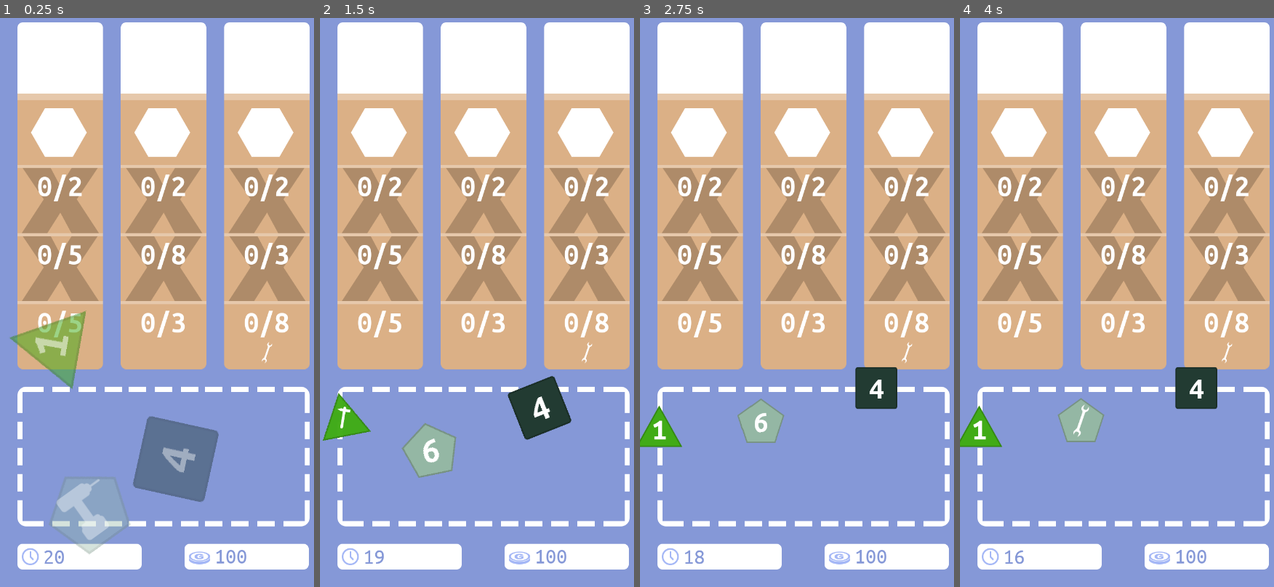
Above: before the commit, frames 1-4 (left to right).
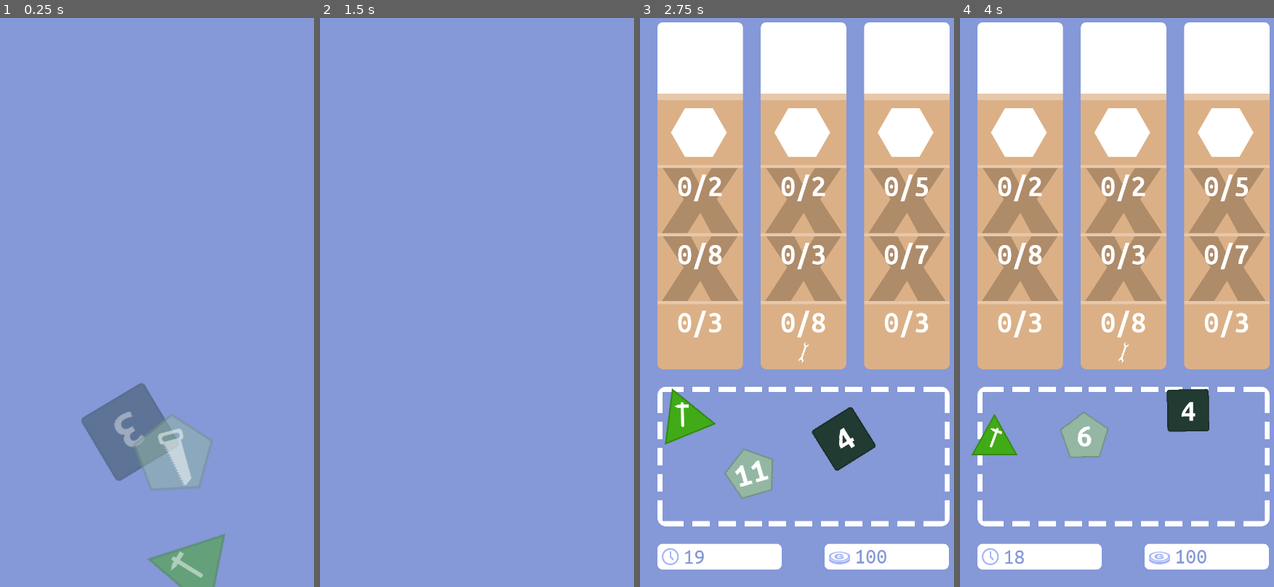
Above: after the commit, the same moments.

Repository: matzebond/DiceRepair
Game: Godot game, scene res://scenes/screens/RootNode.tscn
Same seed, same stepped clock (60 frames per second), same inputs: the game is played once before the commit and once after it.
Inputs (mouse positions are in pixels of both pictures, inside the frame that each line leads up to):
- Up to frame 1 (0.25 s): no input
- Up to frame 2 (1.5 s): tap Enter (ui_accept) at 0.5 s; drag from (505, 444) to (363, 365) at 0.52 s; drag from (348, 404) to (483, 456) at 1.27 s
- Up to frame 3 (2.75 s): move the mouse to (756, 433) at 2.02 s; hold Enter (ui_accept) from 2.03 s (still down); click (756, 433) at 2.17 s
- Up to frame 4 (4 s): release Enter (ui_accept) at 2.75 s; drag from (1107, 410) to (978, 427) at 2.77 s; move the mouse to (1220, 382) at 3.52 s; hold Enter (ui_accept) from 3.53 s (still down); click (1220, 382) at 3.67 s

The runs differ from the first frame. In frame 1, 62% of the frame differs, in the area x 3-99%, y 0-100%; in frame 2, 58%; in frame 3, 5.7%; in frame 4, 3.5%.

Commit message:
some updates in scenes

Diff:
--- a/scenes/screens/GameScene.tscn
+++ b/scenes/screens/GameScene.tscn
@@ -57,4 +57,4 @@
 
 [node name="DieArea" parent="." instance=ExtResource( 4 )]
 position = Vector2( 375, 1035 )
-scale = Vector2( 3.35, 1.6 )
+scale = Vector2( 3, 1.1 )
--- a/scenes/screens/RootScript.gd
+++ b/scenes/screens/RootScript.gd
@@ -39,7 +39,7 @@
                     tuul_placed = true
                     break
 
-    load_scene(GameScene)
+    load_scene(TutorialScene)
 
 func load_scene(Scene):
     # hide Fader
--- a/scenes/screens/TutorialScript.gd
+++ b/scenes/screens/TutorialScript.gd
@@ -22,7 +22,7 @@
 
     for die in dice_inst:
         var preview = DiePreview.instance()
-        # die.state = DieScript.Taken
+        die.state = DieScript.Blocked
         die.add_child(preview)
         preview.init(die)
         preview.global_position = die.global_position + Vector2(0, -50)
@@ -34,9 +34,21 @@
     for die in dice_inst:
         previews[die.name].destroy()
         previews.erase(die.name)
+        die.state = DieScript.Default
         yield(get_tree().create_timer(0.1), "timeout")
 
+    yield(get_tree().create_timer(2.0), "timeout")
+
+    for die in dice_inst:
+        add_die(die)
+        yield(get_tree().create_timer(0.1), "timeout")
+
+    yield(get_tree().create_timer(0.5), "timeout")
     get_tree().current_scene.end_scene()
+
+func _input(event):
+    if event.is_action_pressed("ui_accept") or event.is_action_pressed("ui_cancel"):
+        get_tree().current_scene.end_scene()
 
 
 func add_die(die):
--- a/scenes/screens/UpgradeScene.tscn
+++ b/scenes/screens/UpgradeScene.tscn
@@ -64,8 +64,8 @@
 }
 
 [node name="DieArea" parent="." instance=ExtResource( 4 )]
-position = Vector2( 375, 1067 )
-scale = Vector2( 3, 1 )
+position = Vector2( 375, 1065 )
+scale = Vector2( 3, 0.9 )
 [connection signal="pressed" from="StartButton" to="." method="_on_StartButton_pressed"]
 [connection signal="drop_item" from="ToolBench/DropArea" to="ToolBench" method="_on_DropArea_drop_item"]
 [connection signal="pressed" from="ToolBench/UpgradeButton" to="ToolBench" method="_on_UpgradeButton_pressed"]
